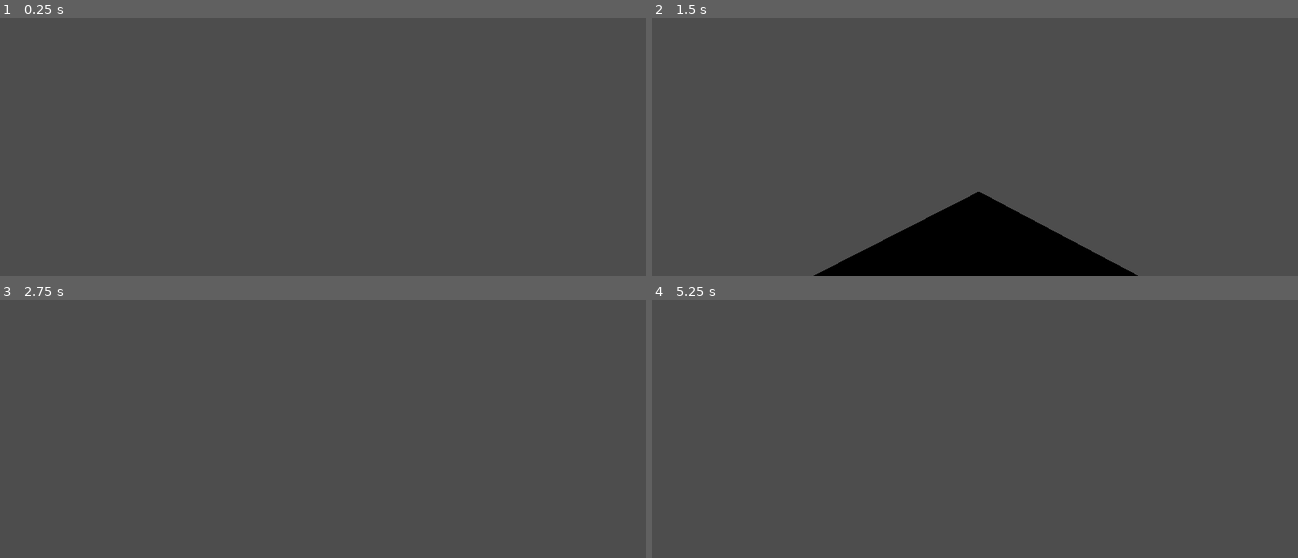
Above: before the commit, frames 1-4 (two rows, left to right).
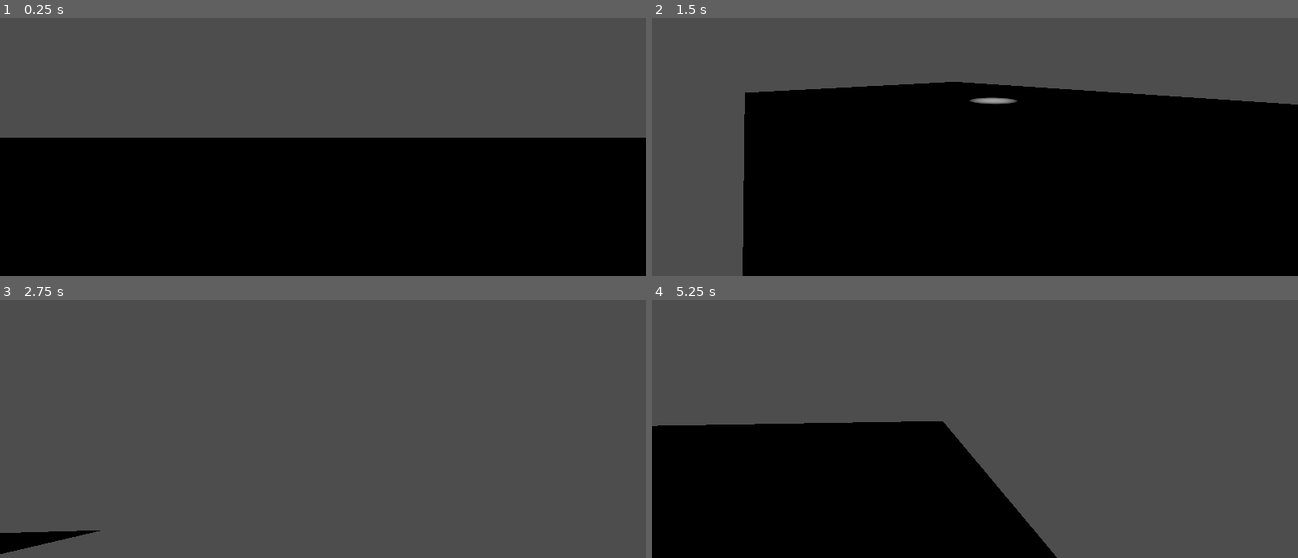
Above: after the commit, the same moments.

Repository: SadFiction/project-sludge
Game: Godot game, scene res://node_3d.tscn
Two runs of this game, one before a commit and one after it. Both use one fixed random seed, a clock stepped at 60 frames per second and the inputs below.
Inputs (mouse positions are in pixels of both pictures, inside the frame that each line leads up to):
- Up to frame 1 (0.25 s): no input
- Up to frame 2 (1.5 s): tap Enter at 0.5 s; move the mouse to (1117, 77) at 0.52 s; hold D (Right) 0.53-1.28 s; move the mouse to (845, 113) at 1.27 s; hold S (Back) from 1.28 s (still down)
- Up to frame 3 (2.75 s): move the mouse to (outside the picture) at 2.02 s; release S (Back) at 2.03 s; hold D (Right) from 2.03 s (still down)
- Up to frame 4 (5.25 s): move the mouse to (942, 449) at 2.77 s; release D (Right) at 2.78 s; hold W (Forward) 2.78-3.53 s; move the mouse to (1168, 431) at 3.52 s; hold A (Left) 3.53-5.03 s; tap Space at 4.25 s; move the mouse to (781, 323) at 4.27 s; move the mouse to (1007, 377) at 5.02 s; hold S (Back) from 5.03 s (still down)

The runs differ from the first frame. In frame 1, 54% of the frame differs, in the area x 0-100%, y 46-100%; in frame 2, 53%; in frame 3, 0.7%; in frame 4, 28%.

Commit message:
added movement in the horizontal plane

Diff:
--- a/Engine/freeCamera.gd
+++ b/Engine/freeCamera.gd
@@ -7,8 +7,16 @@
 
 
 # Called every frame. 'delta' is the elapsed time since the previous frame.
-func _process(delta):
-	pass
+func _process(_delta):
+	var input_direction = Input.get_vector("Left", "Right", "Forward", "Back")
+	var direction = (transform.basis * Vector3(input_direction.x, 0, input_direction.y)).normalized()
+
+	if direction:
+		position.x += direction.x  * 0.1
+		position.z += direction.z * 0.1
+
+
+
 func _input(event):
 	if event is InputEventMouseMotion:
 		var rot_x = event.relative.y * 0.2
--- a/Engine/node_3d.tscn
+++ b/Engine/node_3d.tscn
@@ -11,4 +11,12 @@
 script = ExtResource("1_yqpu0")
 
 [node name="MeshInstance3D" type="MeshInstance3D" parent="."]
+transform = Transform3D(6.57024, 0, 0, 0, 1, 0, 0, 0, 4.22361, -0.0325114, 0, 0)
 mesh = SubResource("PlaneMesh_n8tj6")
+
+[node name="SpotLight3D" type="SpotLight3D" parent="."]
+transform = Transform3D(1, 0, 0, 0, 0.0116062, 0.999933, 0, -0.999933, 0.0116062, 0, 3.69283, 0)
+light_energy = 8.972
+light_indirect_energy = 3.833
+light_volumetric_fog_energy = 6.44
+spot_angle = 8.88237
